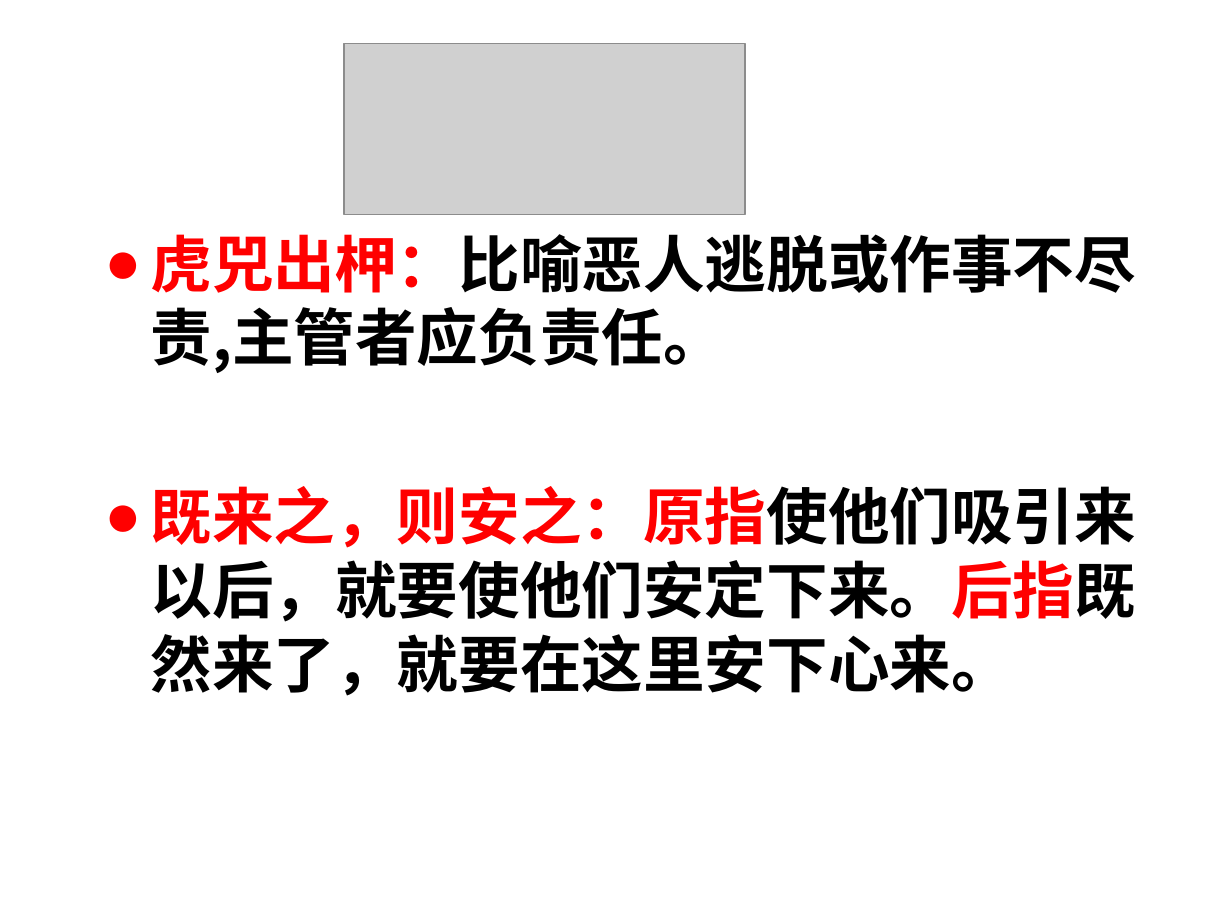
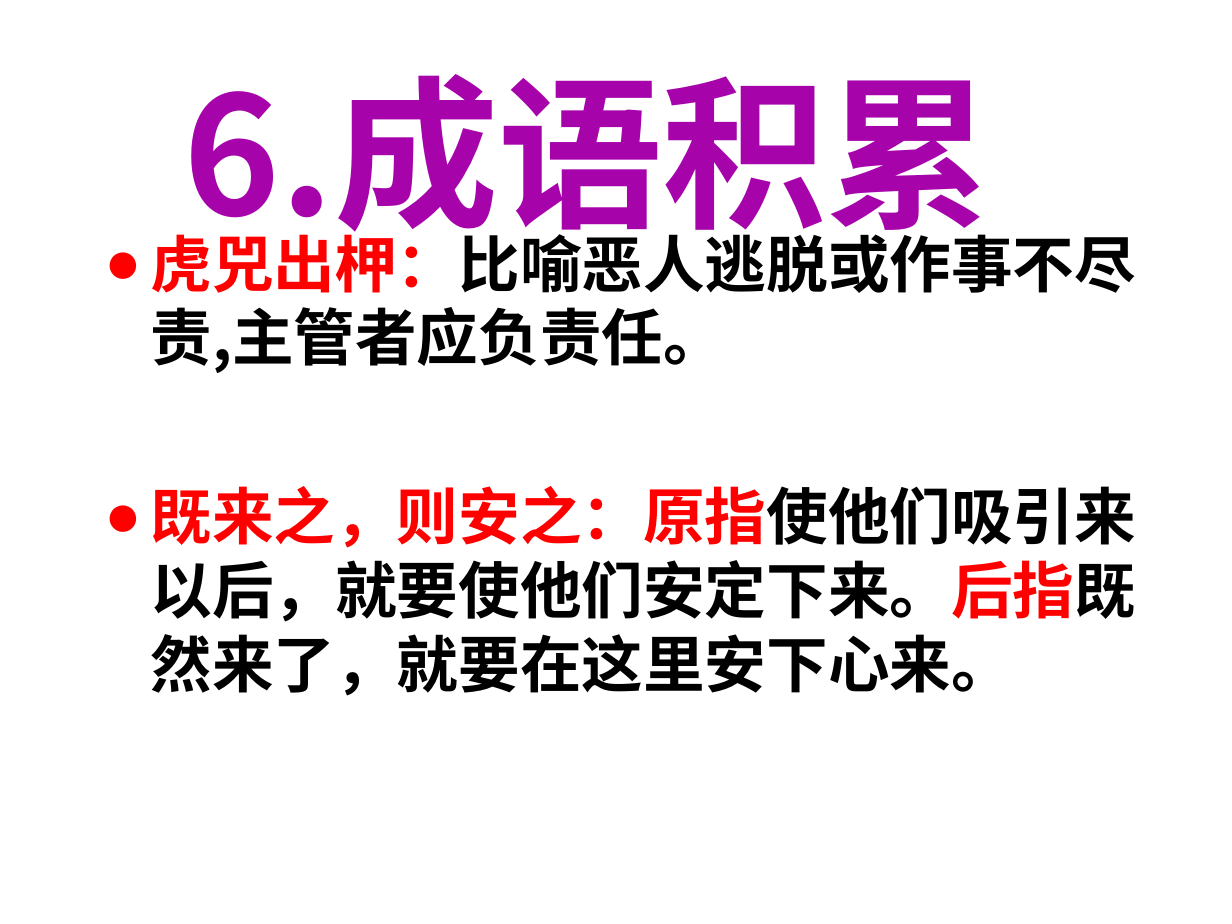
Before and after one commit to CCCxshen/ZhuanShengBen, a slide deck: slide 26 of Chinese/季氏将伐颛臾/《季氏将伐颛臾》课件.ppt. Drawn at 1232x924 pixels with LibreOffice and Linux fonts; fonts in the diff are those of the drawing; grey boxes stand for pictures; background and template pictures are left out. Boxes give left, top, right and bottom in pixels: in the first picture for what was removed or moved away, otherwise in the second. Text is boxed around its words. In the diff, an @@ line names an element or a change of style, - is before the commit and + after.

```diff
--- a/Chinese/季氏将伐颛臾/《季氏将伐颛臾》课件.ppt
+++ b/Chinese/季氏将伐颛臾/《季氏将伐颛臾》课件.ppt
@@ picture removed at box(344, 43, 744, 214) @@
@@ text added at box(184, 74, 992, 256), 96 pt, text #A603AB, bold @@
+6.成语积累
```
Also in this commit, not shown: 8 other slides changed, 2 other files.
